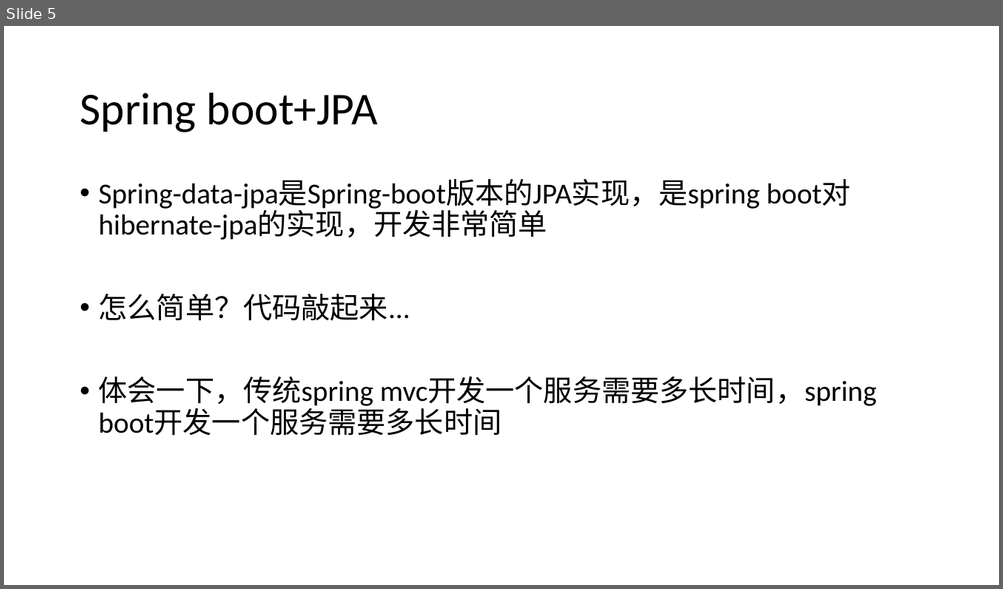
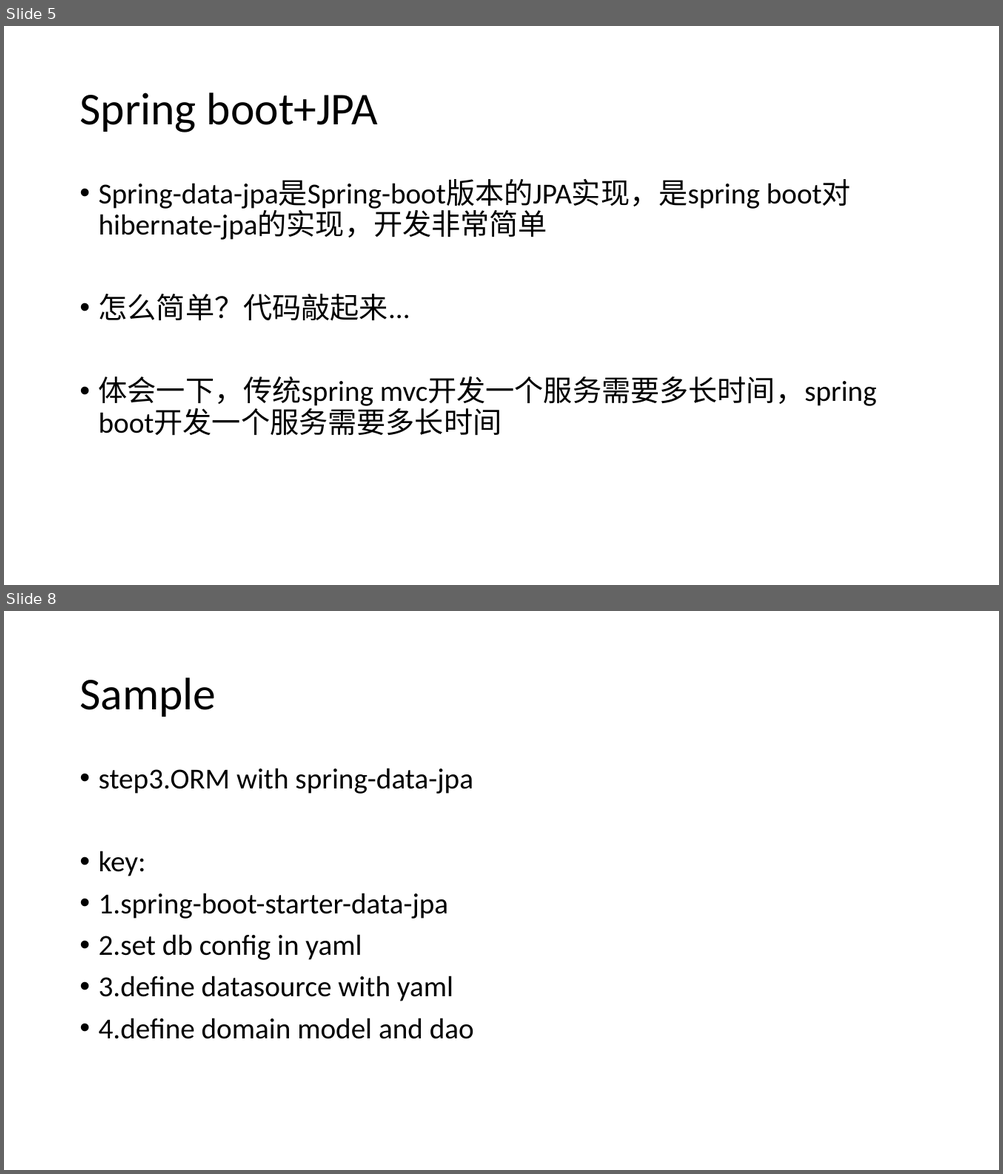
Before and after one commit to HusterRichard/demo-java-jpa-hibernate, a slide deck: Y Spring data jpa.pptx. Shown one above the other, each under a label of ours: slide 5 before the commit, slides 5 and 8 after it; the slides between them are not shown. The pictures are 1003x589 and 1003x1174 pixels, drawn with LibreOffice and Linux fonts; fonts in the diff are those of the drawing. Boxes give left, top, right and bottom in pixels: in the first picture for what was removed or moved away, otherwise in the second. Text is boxed around its words. In the diff, an @@ line names an element or a change of style, - is before the commit and + after.

Commit message:
9.10

```diff
--- a/Y Spring data jpa.pptx
+++ b/Y Spring data jpa.pptx
@@ slide 8 added at [4,611,999,1170], background #FFFFFF @@
@@ title added at [79,678,216,717], 44 pt, text #000000 @@
+Sample
@@ text added at [99,768,474,1039], 28 pt, text #000000 @@
+• step3.ORM with spring-data-jpa
+• key:
+• 1.spring-boot-starter-data-jpa
+• 2.set db config in yaml
+• 3.define datasource with yaml
+• 4.define domain model and dao
```
Also in this commit, not shown: 2 other slides added.
